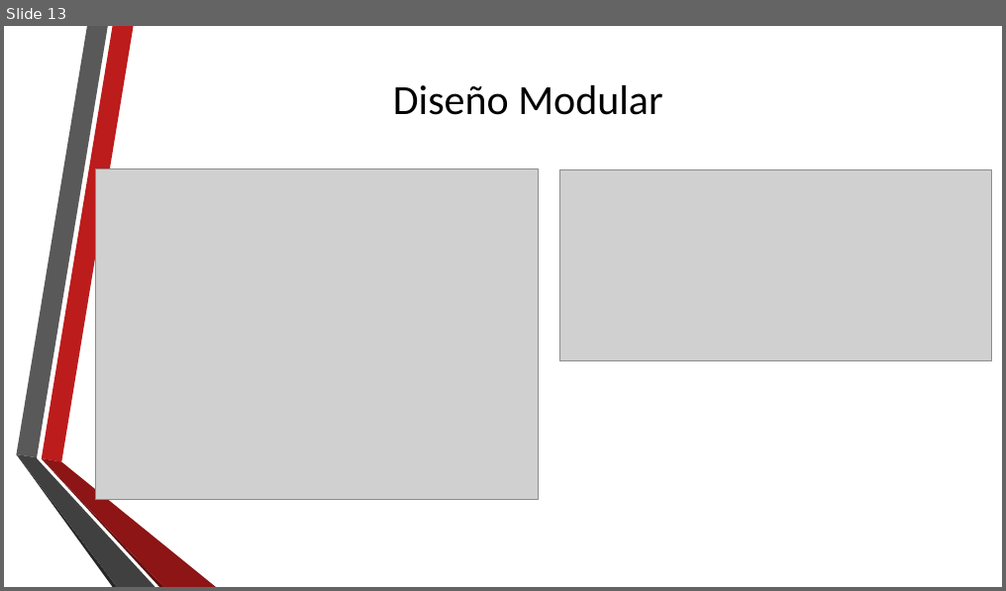
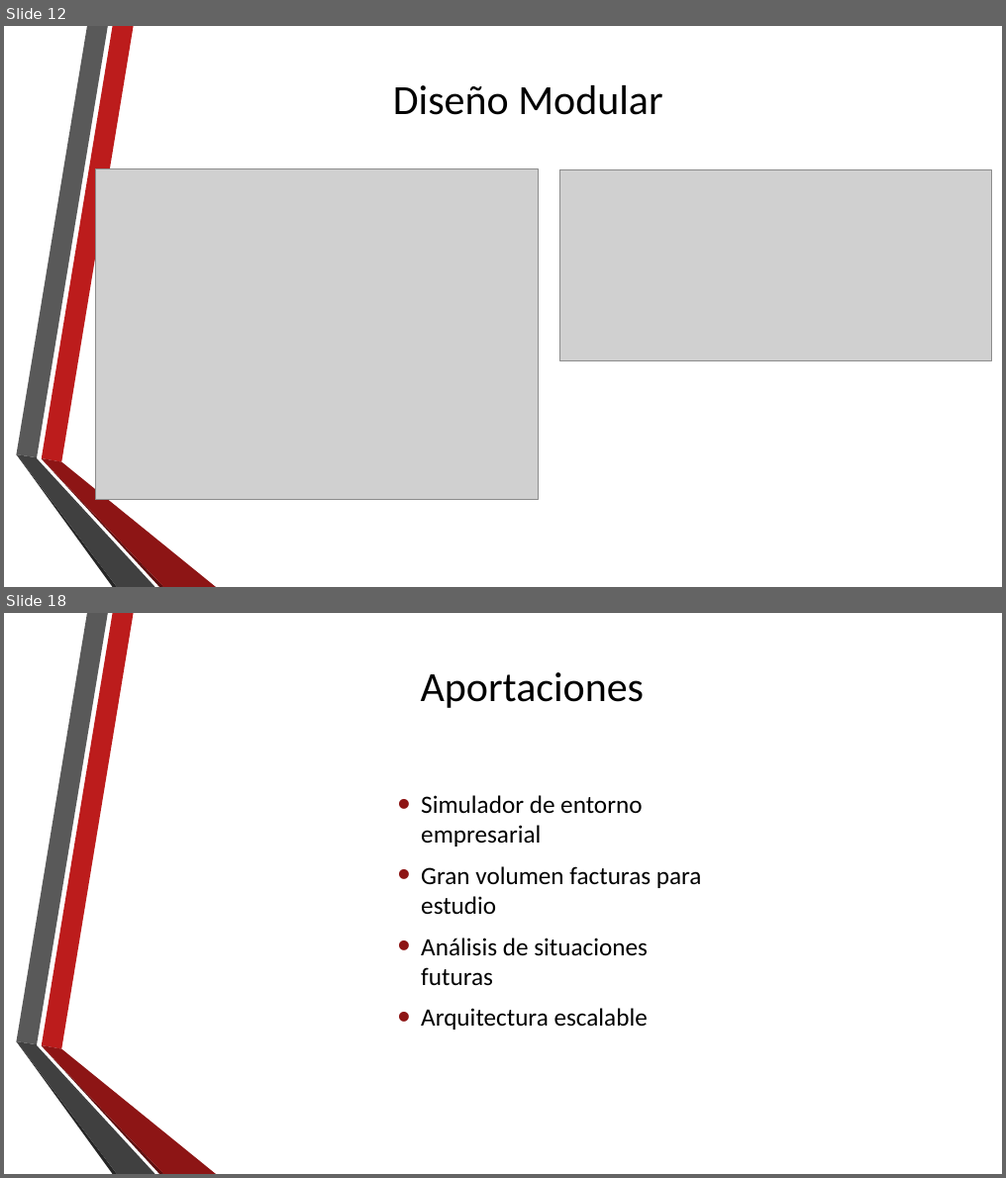
Before and after one commit to jaur001/Simulator, a slide deck: Presentacion TFG.pptx. Shown one above the other, each under a label of ours: slide 13 before the commit, slides 12 and 18 after it; the slides between them are not shown. The pictures are 1006x591 and 1006x1178 pixels, drawn with LibreOffice and Linux fonts; fonts in the diff are those of the drawing; grey boxes stand for pictures; background and template pictures are left out. Boxes give left, top, right and bottom in pixels: in the first picture for what was removed or moved away, otherwise in the second. Text is boxed around its words. In the diff, an @@ line names an element or a change of style, - is before the commit and + after.

```diff
--- a/Presentacion TFG.pptx
+++ b/Presentacion TFG.pptx
@@ slide 18 added at (4,613,1002,1174), background picture (left out); not listed: 6 template elements that a slide beside it also shows @@
@@ title added at (421,672,644,708), 40 pt, text #000000 @@
+Aportaciones
@@ text added at (421,795,702,1030), 24 pt, text #000000 @@
+• Simulador de entorno empresarial
+• Gran volumen facturas para estudio
+• Análisis de situaciones futuras
+• Arquitectura escalable
@@ what was slide 13 is now slide 12 @@
```
Also in this commit, not shown: 8 slides changed, 6 other slides added, 8 slides removed.
